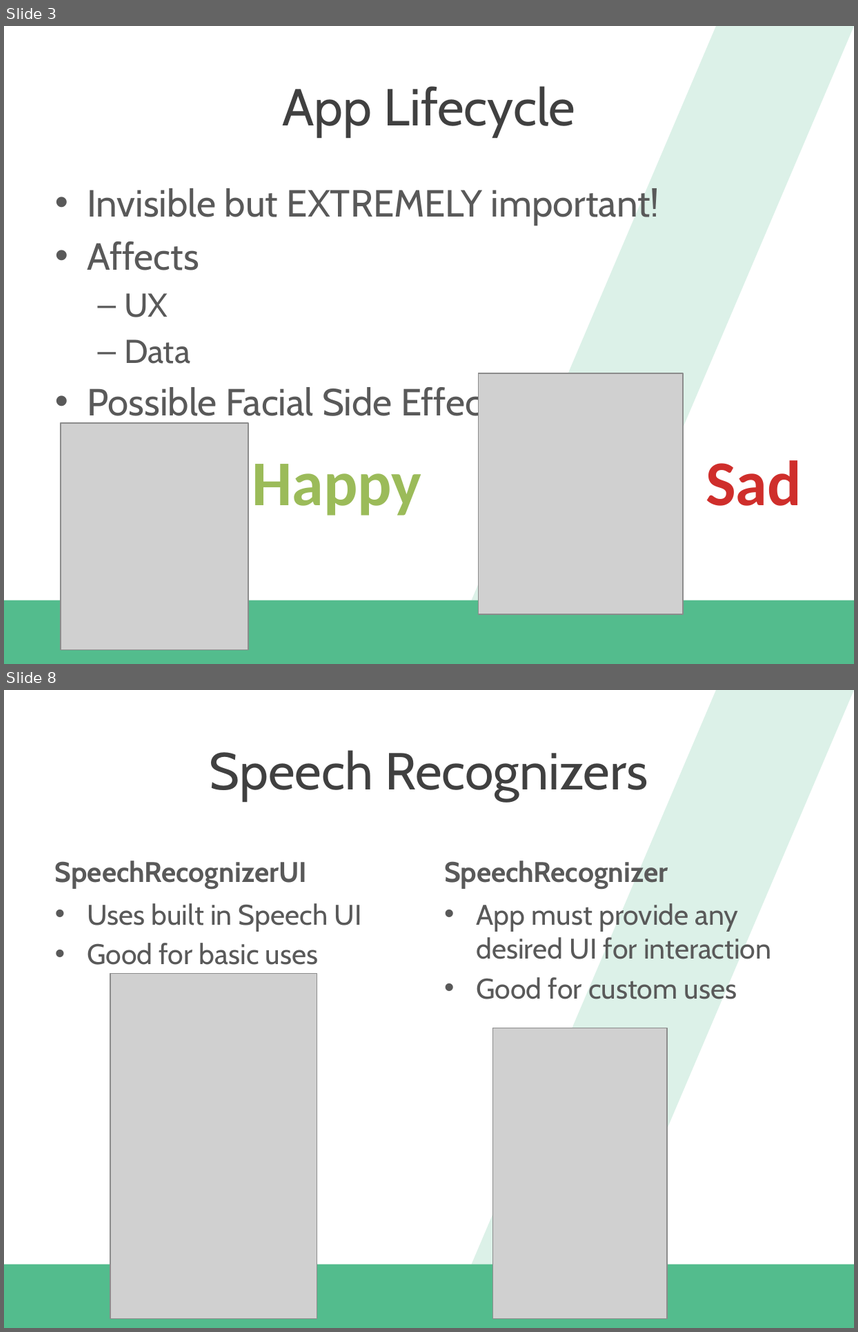
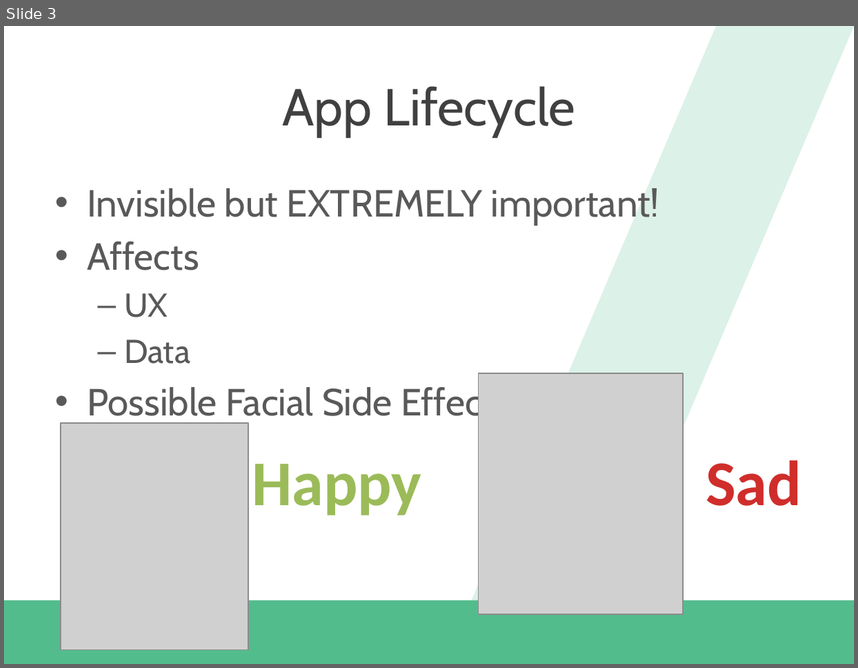
Before and after one commit to dannydwarren/CrawlWalkTalk, a slide deck: App And Page Lifecycle/Creating Great Windows Universal User Experiences.pptx. Shown one above the other, each under a label of ours: slides 3 and 8 before the commit, slide 3 after it; the slides between them are not shown. The pictures are 858x1332 and 858x668 pixels, drawn with LibreOffice and Linux fonts; fonts in the diff are those of the drawing; grey boxes stand for pictures; background and template pictures are left out. Boxes give left, top, right and bottom in pixels: in the first picture for what was removed or moved away, otherwise in the second. Text is boxed around its words. In the diff, an @@ line names an element or a change of style, - is before the commit and + after.

```diff
--- a/App And Page Lifecycle/Creating Great Windows Universal User Experiences.pptx
+++ b/App And Page Lifecycle/Creating Great Windows Universal User Experiences.pptx
@@ slide 8 removed at (4,690,854,1328), background #FFFFFF; not listed: 2 template elements that a slide beside it also shows @@
@@ title removed at (210,750,648,800) @@
-Speech Recognizers
@@ text removed at (55,860,307,889) @@
-SpeechRecognizerUI
@@ text removed at (444,860,668,889) @@
-SpeechRecognizer
@@ text removed at (87,903,362,965) @@
-• Uses built in Speech UI
-• Good for basic uses
@@ text removed at (476,903,771,999) @@
-• App must provide any desired UI for interaction
-• Good for custom uses
@@ picture removed at (110,973,317,1318) @@
@@ picture removed at (493,1027,667,1318) @@
```
Also in this commit, not shown: 2 slides changed, 4 other slides removed.
